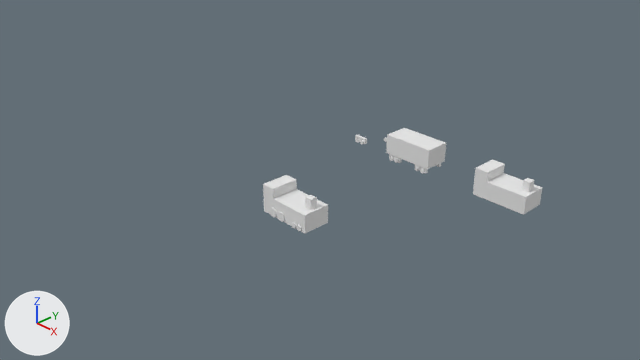
Before and after pictures for a commit that changed the Blender file dae/trainset/train.blend.
The view is the same before and after, from the file's camera 'Camera'. Lighting does not change. The marker at lower left points along +X, +Y and +Z.

The first picture shows 'train_car_0', 'train_car_1', 'train_car_1_old'.
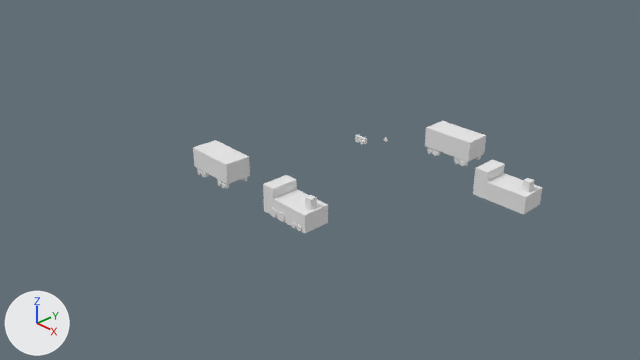
What the commit changed:
Material 'train_car_0_mat.001' (mat_train_car_0_mat_001) is new.
Its base color is (0.8, 0.8, 0.8) (white #e7e7e7).
Mesh me_train_car_0_geo_001 is new.
It has 605 vertices, 616 faces and spans x -0.5..0.5, y -0.25..0.25, z -0.272..0.228.
Faces by material slot: [586, 30].
It uses material mat_train_car_0_mat_001 (white #e7e7e7).
Object 'train_car_0' (ob_train_car_0) moves from (0.0, 3.0, 0.02) to (-2.0, 0.0, 0.02).
Object 'train_car_Blank' (ob_train_car_blank) is new; it shows me_train_car_0_geo_001.
Its location is (0.48, 3.54, 0.16).
Its rotation in degrees is (0, 0, -180).

Boxes [x1, y1, x2, y2] around the edits, measured in the pictures (640 x 360 px):
'train_car_0', moved: before [386, 128, 446, 174]; after [193, 140, 250, 189]
'train_car_Blank', added: after [425, 121, 486, 166]
    faces in mat_train_car_0_mat_001 (white #e7e7e7): [425, 121, 486, 162]
